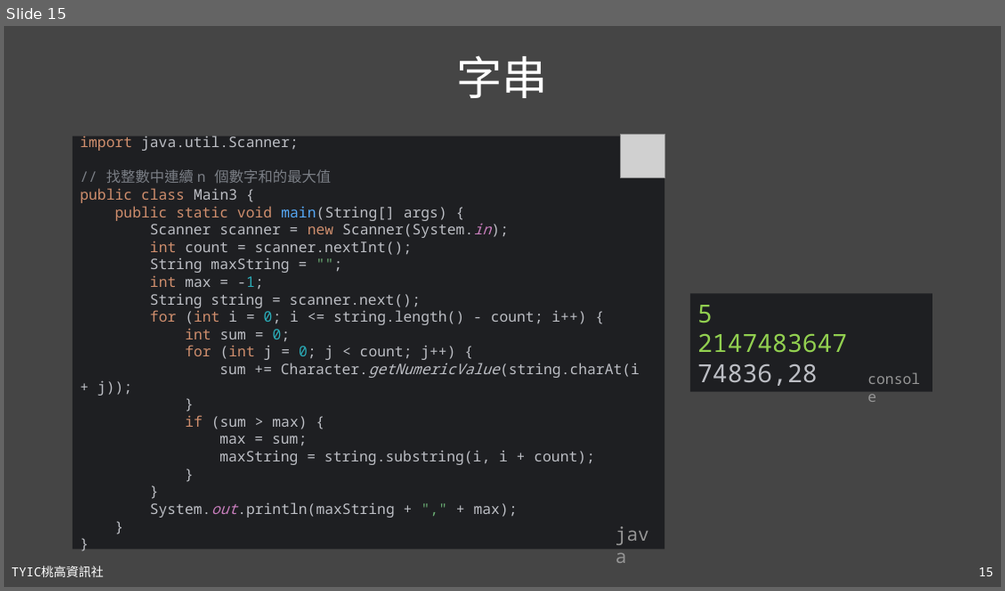
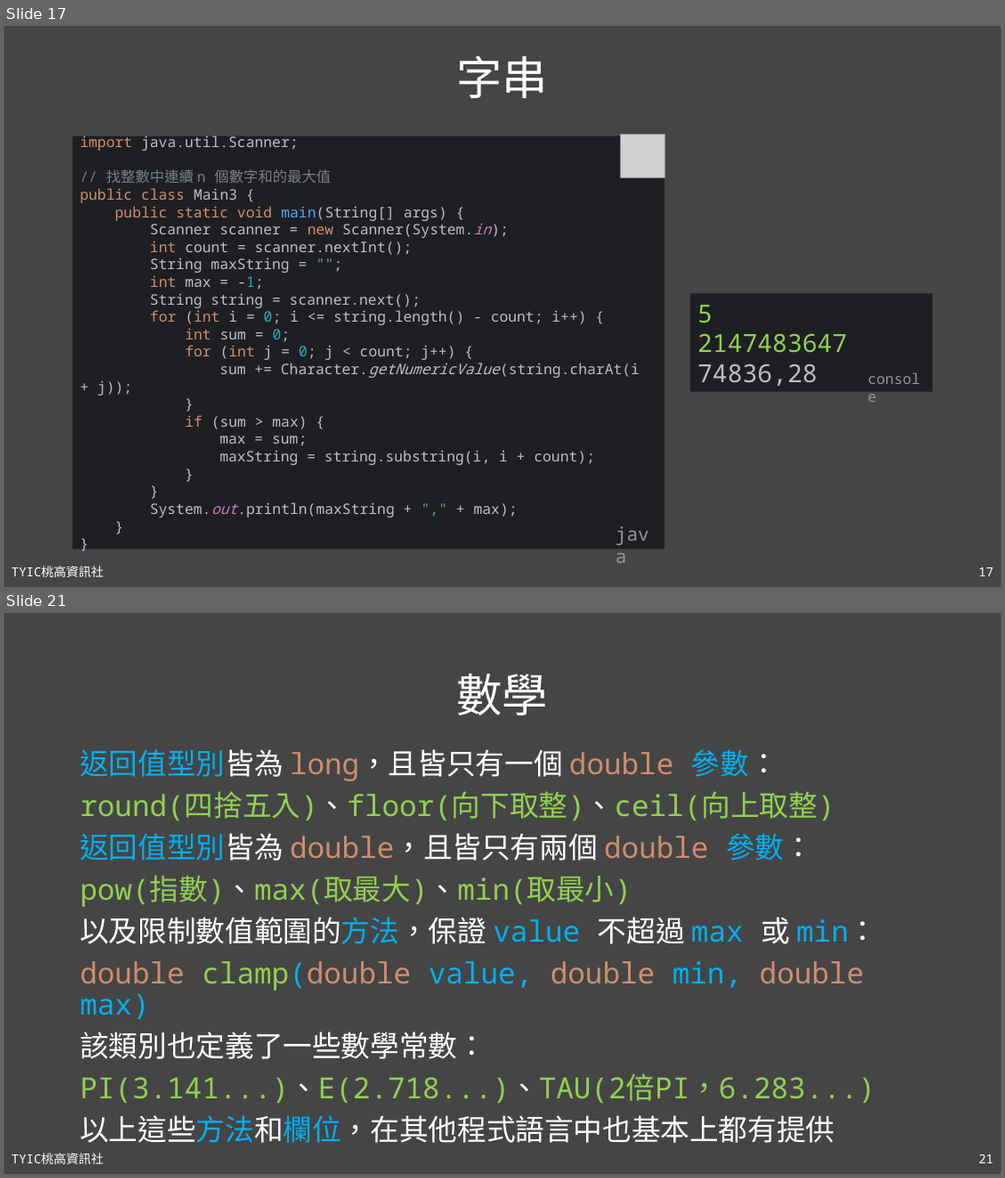
Before and after one commit to TYSHIC/slides, a slide deck: powerpoint/10_包裝類別與工具類別(1).pptx. Shown one above the other, each under a label of ours: slide 15 before the commit, slides 17 and 21 after it; the slides between them are not shown. The pictures are 1005x591 and 1005x1178 pixels, drawn with LibreOffice and Linux fonts; fonts in the diff are those of the drawing; grey boxes stand for pictures. Boxes give left, top, right and bottom in pixels: in the first picture for what was removed or moved away, otherwise in the second. Text is boxed around its words. In the diff, an @@ line names an element or a change of style, - is before the commit and + after.

```diff
--- a/powerpoint/10_包裝類別與工具類別(1).pptx
+++ b/powerpoint/10_包裝類別與工具類別(1).pptx
@@ slide 21 added at bbox=[4, 613, 1001, 1174], background #454545; not listed: 2 template elements that a slide beside it also shows @@
@@ title added at bbox=[457, 674, 549, 715], 44 pt, text #FFFFFF @@
+數學
@@ text added at bbox=[80, 749, 877, 1143], 28 pt, text #92D050 @@
+返回值型別皆為 long，且皆只有一個 double 參數：
+round(四捨五入)、floor(向下取整)、ceil(向上取整)
+返回值型別皆為 double，且皆只有兩個 double 參數：
+pow(指數)、max(取最大)、min(取最小)
+以及限制數值範圍的方法，保證 value 不超過 max 或 min：
+double clamp(double value, double min, double max)
+該類別也定義了一些數學常數：
+PI(3.141...)、E(2.718...)、TAU(2倍PI，6.283...)
+以上這些方法和欄位，在其他程式語言中也基本上都有提供
@@ what was slide 15 is now slide 17 @@
@@ page number at bbox=[979, 567, 994, 576]: text changed @@
-15
+17
```
Also in this commit, not shown: 3 other slides added, 11 other files.
